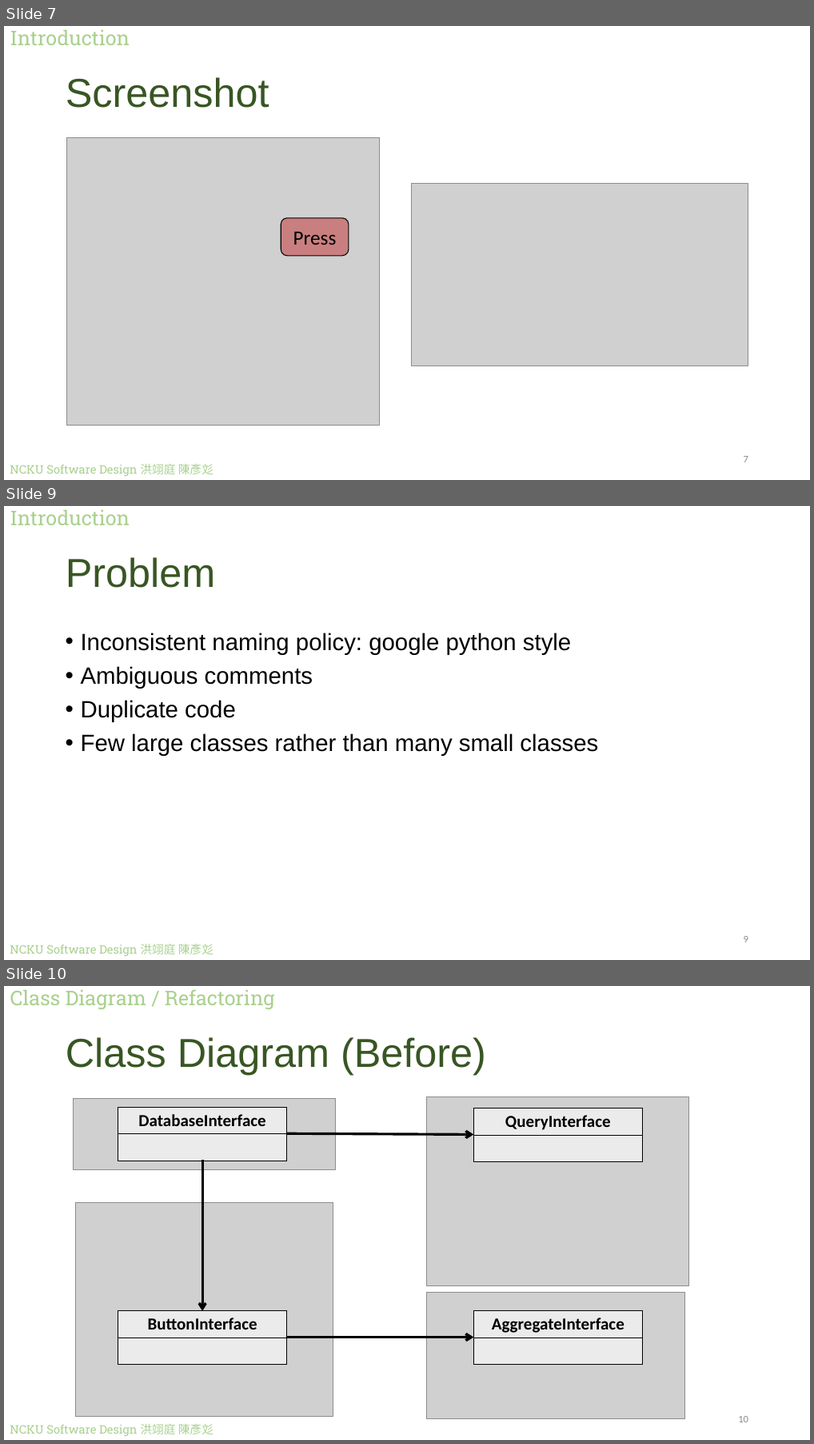
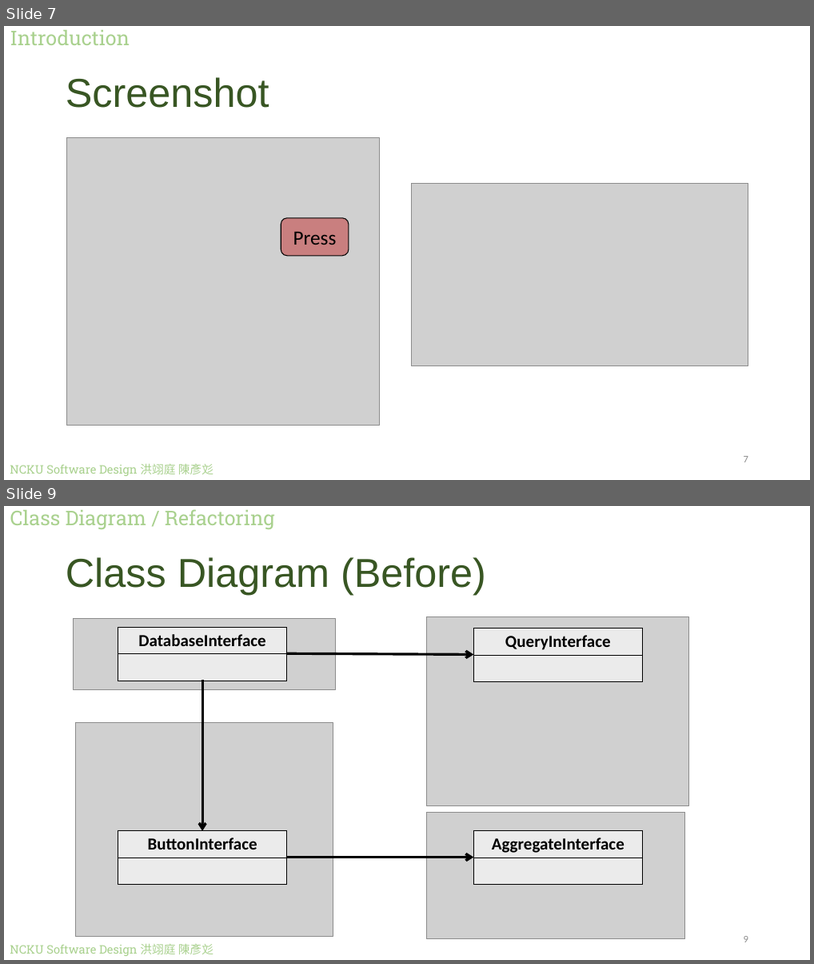
Before and after one commit to ITingHung/DBMS-Refactoring, a slide deck: SD_FinalProject.pptx. Shown one above the other, each under a label of ours: slides 7, 9 and 10 before the commit, slides 7 and 9 after it; the slides between them are not shown. The pictures are 814x1444 and 814x964 pixels, drawn with LibreOffice and Linux fonts; fonts in the diff are those of the drawing; grey boxes stand for pictures. Boxes give left, top, right and bottom in pixels: in the first picture for what was removed or moved away, otherwise in the second. Text is boxed around its words. In the diff, an @@ line names an element or a change of style, - is before the commit and + after.

```diff
--- a/SD_FinalProject.pptx
+++ b/SD_FinalProject.pptx
@@ slide 9 removed at <box>4,506,810,960</box>, background #FFFFFF; not listed: 1 template element that a slide beside it also shows @@
@@ text removed at <box>10,510,130,525</box> @@
-Introduction
@@ title removed at <box>66,557,216,588</box> @@
-Problem
@@ text removed at <box>81,632,598,756</box> @@
-• Inconsistent naming policy: google python style
-• Ambiguous comments
-• Duplicate code
-• Few large classes rather than many small classes
@@ page number removed at <box>744,936,749,942</box> @@
-9
@@ what was slide 10 is now slide 9 @@
@@ page number at <box>744,936,749,942</box>: text changed @@
-10
+9
```
Also in this commit, not shown: 1 slide changed, 2 other files.
